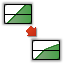
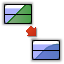
Comparing the layer stacks of the two 64x64 images. Changes:
renamed "Empty Layer copy" to "Frame", moved it above "Bars" over [4, 8, 60, 60]
added layer "Saturate1 copy" (31%) above "Saturate0 copy#1" over [35, 43, 60, 60]
added layer "Saturate0 copy#1" (59%) above "Saturate1" over [32, 44, 60, 60]
added layer "Saturate1" above "Saturate0 copy" over [7, 8, 60, 60]
added layer "Saturate0 copy" (59%) above "ComprLight" over [4, 8, 21, 24]
renamed "Empty Layer#2" to "ComprLight", hid it over [8, 8, 60, 60]
renamed "Empty Layer#3" to "ComprDark", hid it over [7, 8, 59, 59]
